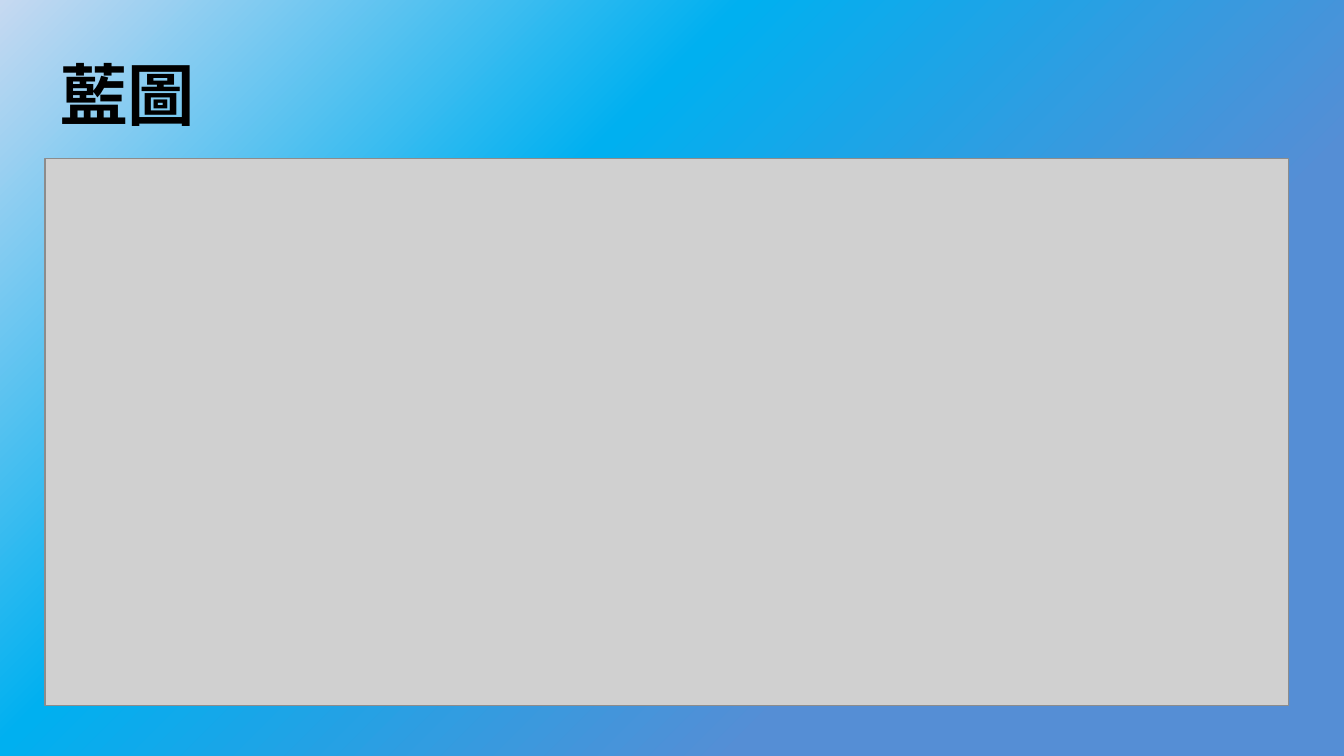
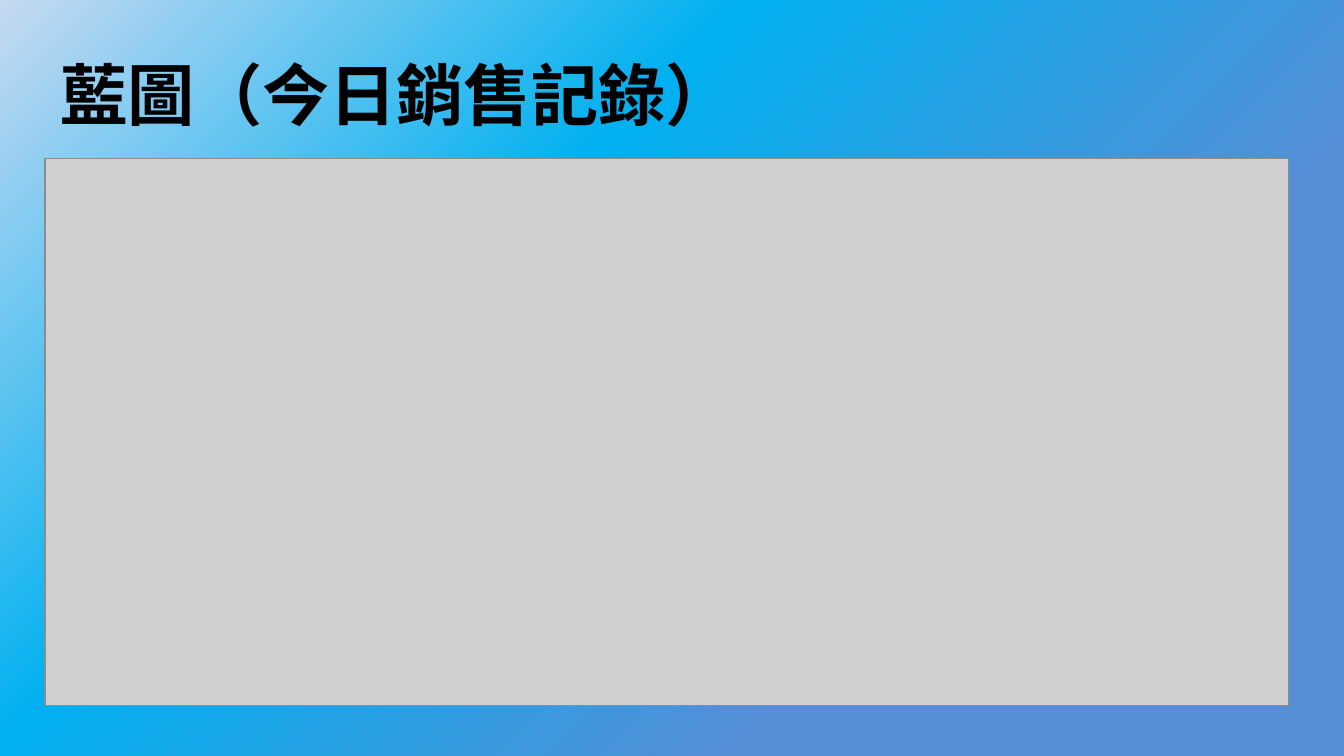
Before and after one commit to bnuby/Mobile-Application-Software, a slide deck: slide 7 of 系統分析/系統分析期中報告.pptx. Drawn at 1344x756 pixels with LibreOffice and Linux fonts; fonts in the diff are those of the drawing; grey boxes stand for pictures. Boxes give left, top, right and bottom in pixels: in the first picture for what was removed or moved away, otherwise in the second. Text is boxed around its words. In the diff, an @@ line names an element or a change of style, - is before the commit and + after.

```diff
--- a/系統分析/系統分析期中報告.pptx
+++ b/系統分析/系統分析期中報告.pptx
@@ title at (61, 52, 733, 137): text changed @@
-藍圖
+藍圖（今日銷售記錄）
```
Also in this commit, not shown: 6 other slides changed.
